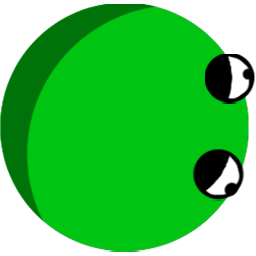
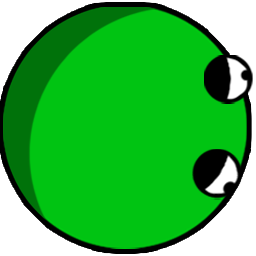
The second 256 × 256 image is a revision of the first. Changes to its layers:
painted on "Layer 3" over left=192, top=149, right=245, bottom=201
painted on "Layer 2" over left=204, top=54, right=255, bottom=104
painted on "Layer 4" over left=0, top=4, right=160, bottom=224
painted on "Layer 1" over left=0, top=4, right=249, bottom=252
